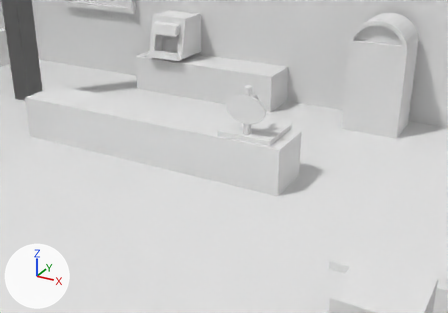
Renders of the Blender file raw_assets/3D/honest_jam.blend from each side of a commit.
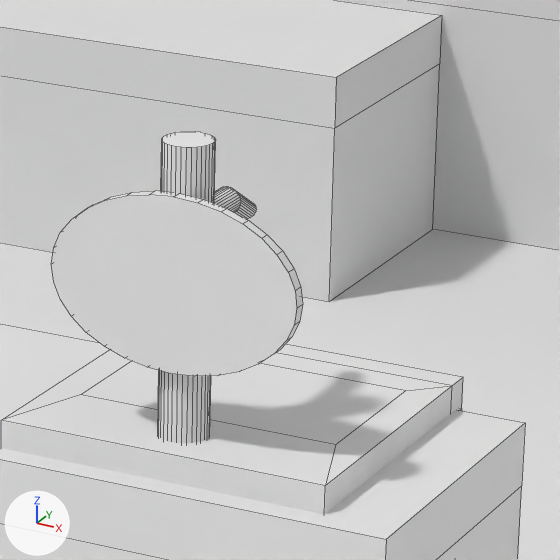
There are two pictures of each version: one from a 50 mm lens placed at (29.87, -28.29, 10.24), pointed at (19.67, -9.75, 0.97), one close up on the part from 49% to 69% of the width and 21% to 49% of the height. Arrows for +X, +Y and +Z are at lower left; the lights stay in place. The close-ups show mesh edges as thin lines.

In view in the first close-up: 'Bar', 'BeerTap', 'Floor', 'Walls'.
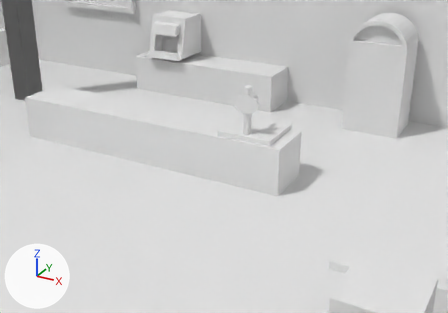
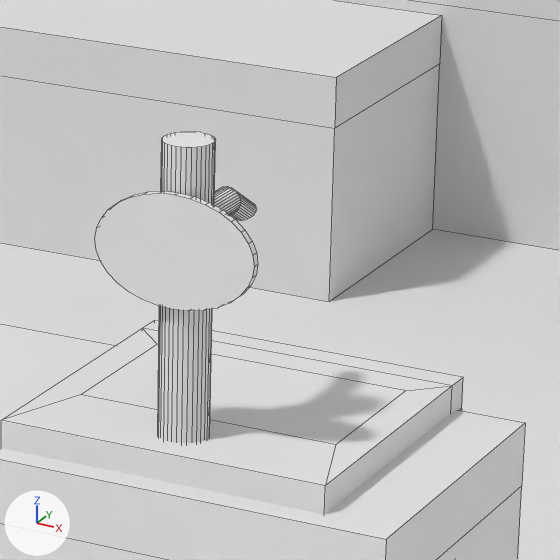
Changed parts and their boxes [x1, y1, x2, y2] in the close-ups (560 x 560 px; the box of a moved part takes in the faces that stretch with it):
```json
{"part": 1, "of": "me_cube_010", "change": "moved or reshaped", "before": [51, 191, 303, 376], "after": [95, 191, 258, 311]}
```

Edits to the scene script, one JSON object a line:
```json
{"block": "me_cube_010", "where": "me_cube_010.from_pydata(...)  # 244 vertices, 152 faces; spans x -1.05..1.01, y -0.7..1.24, z -1.96..1.93"}
{"block": "me_cube_010", "where": "# used by ob_beertap; location = (20.54, -9.141, 1.8)"}
{"block": "me_cube_010", "change": "me_cube_010 part 1: the loose piece of 64 vertices spanning x -0.79..0.76, y -0.59..-0.52, z 0.62..1.66 is scaled about its middle by 0.646, then moved by (0.0, 0.0, 0.19)"}
```
